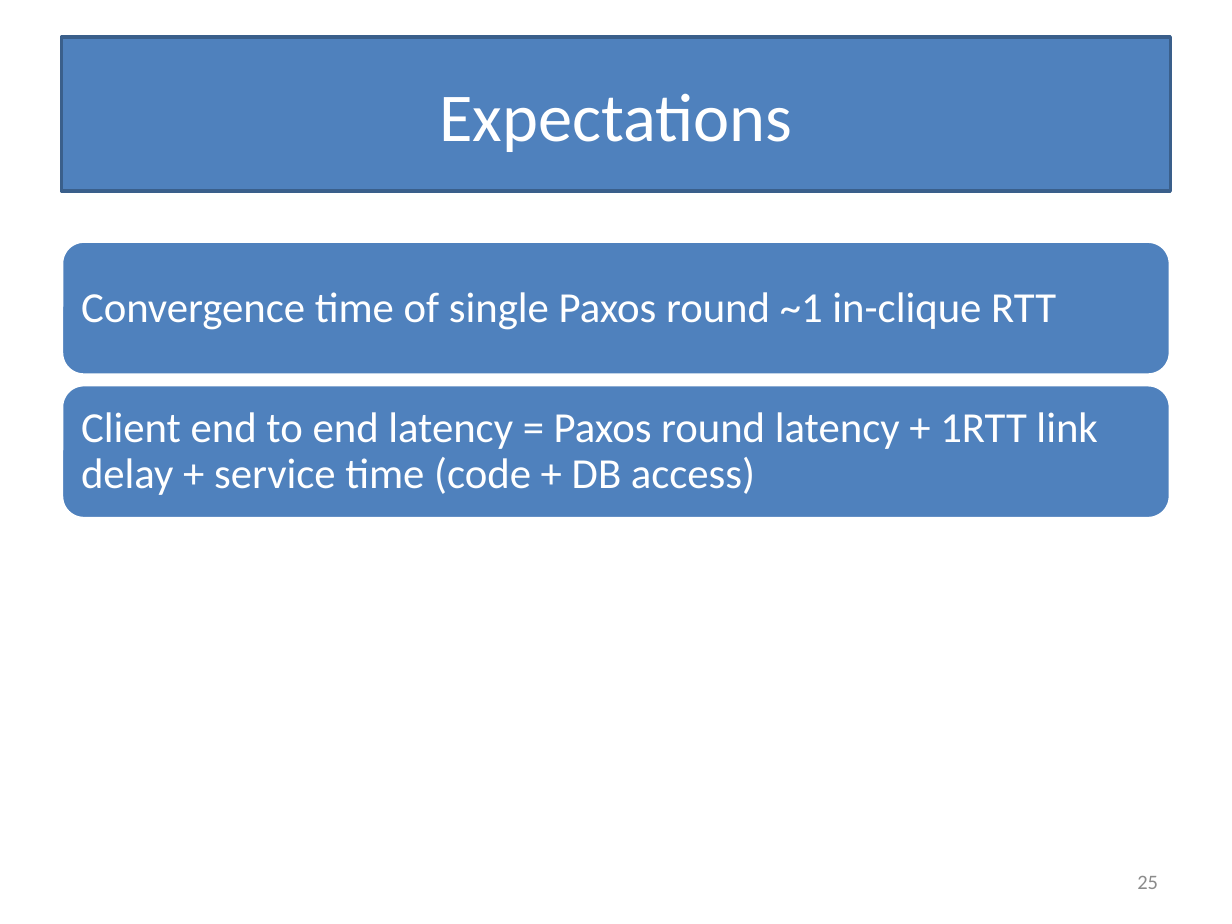
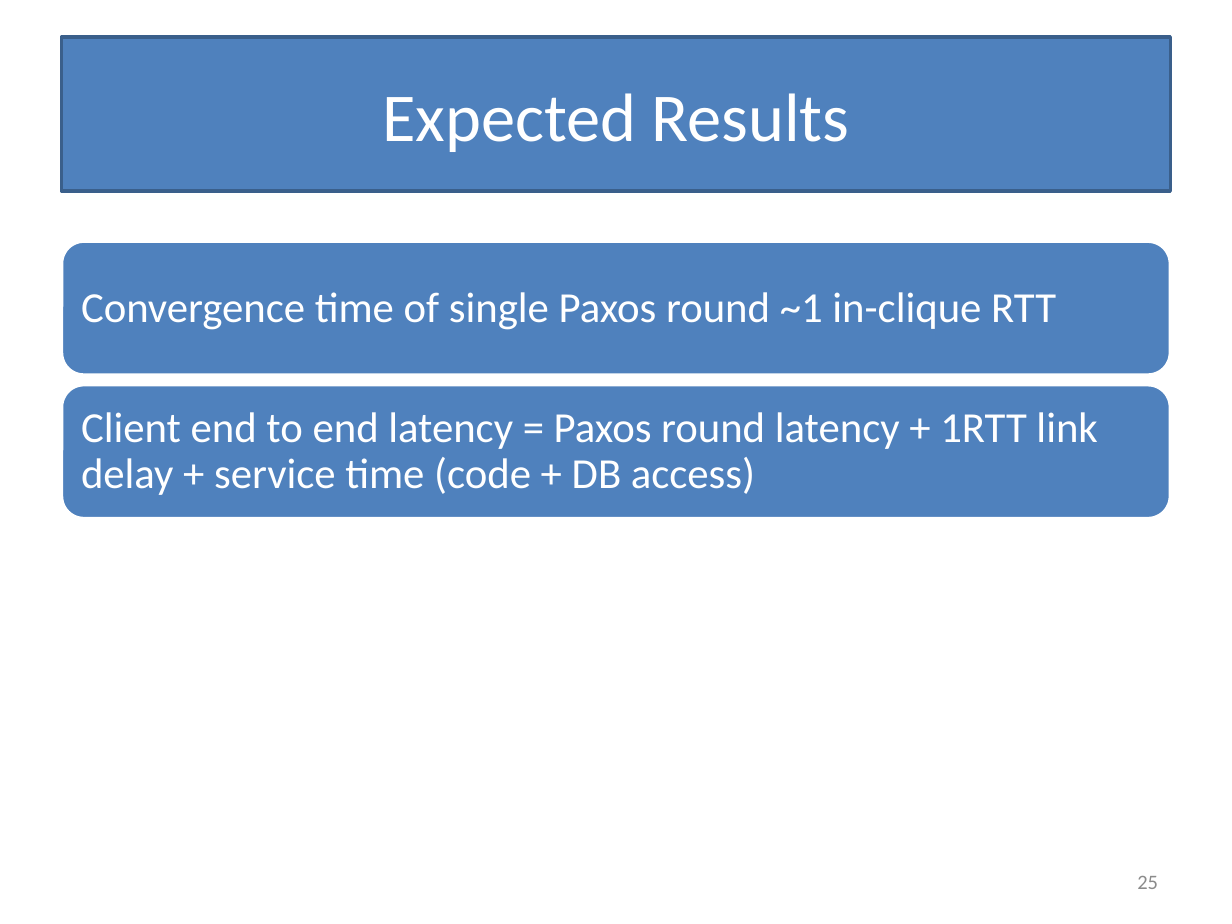
Before and after one commit to Slania/JPaxos-1, a slide deck: slide 25 of Paxos based directory updates for geo-replicated cloud storage.pptx. Drawn at 1232x924 pixels with LibreOffice and Linux fonts; fonts in the diff are those of the drawing. Boxes give left, top, right and bottom in pixels: in the first picture for what was removed or moved away, otherwise in the second. Text is boxed around its words. In the diff, an @@ line names an element or a change of style, - is before the commit and + after.

```diff
--- a/Paxos based directory updates for geo-replicated cloud storage.pptx
+++ b/Paxos based directory updates for geo-replicated cloud storage.pptx
@@ title at (382,93,850,152): text changed @@
-Expectations
+Expected Results
```
Also in this commit, not shown: 2 other slides changed.
